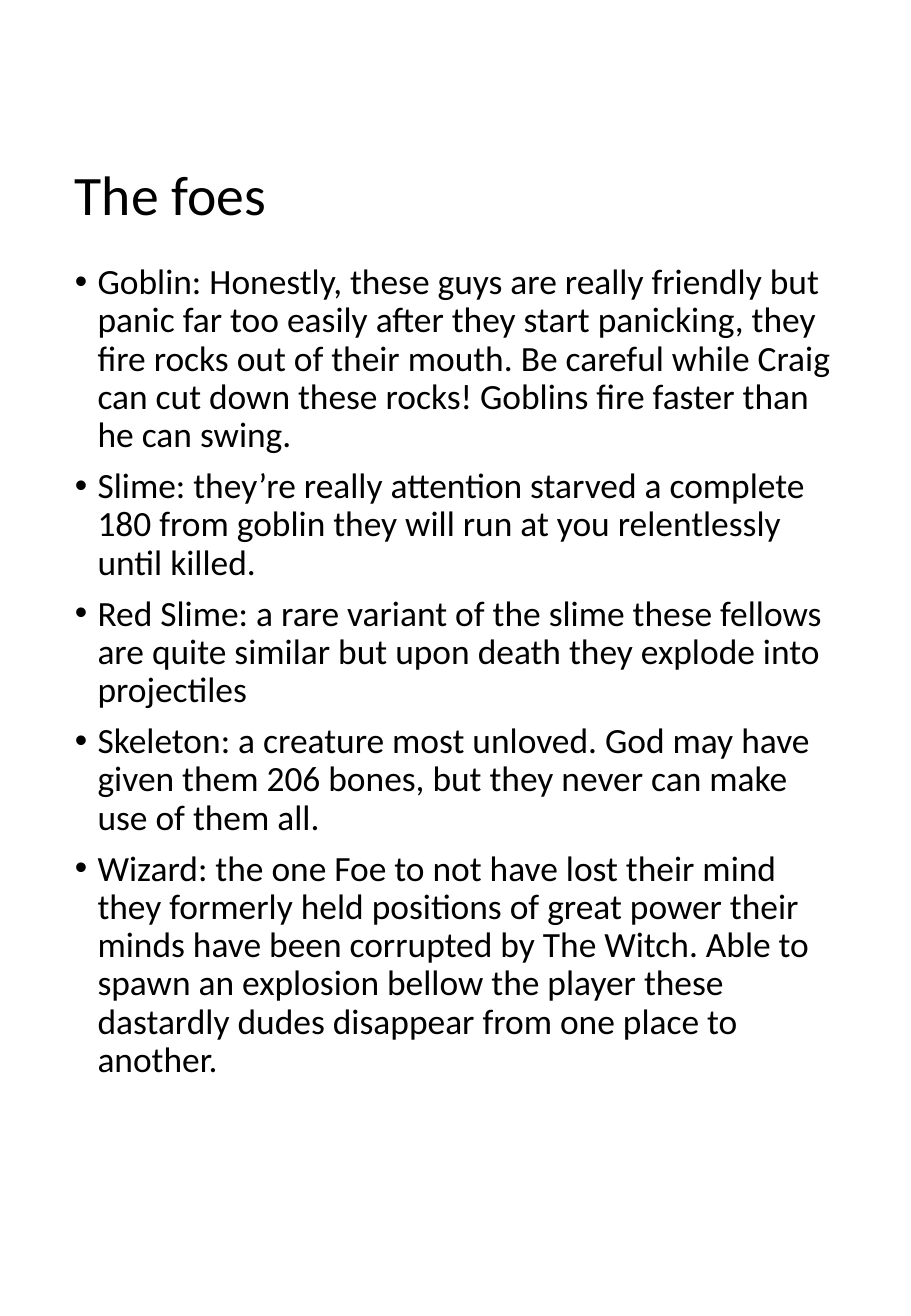
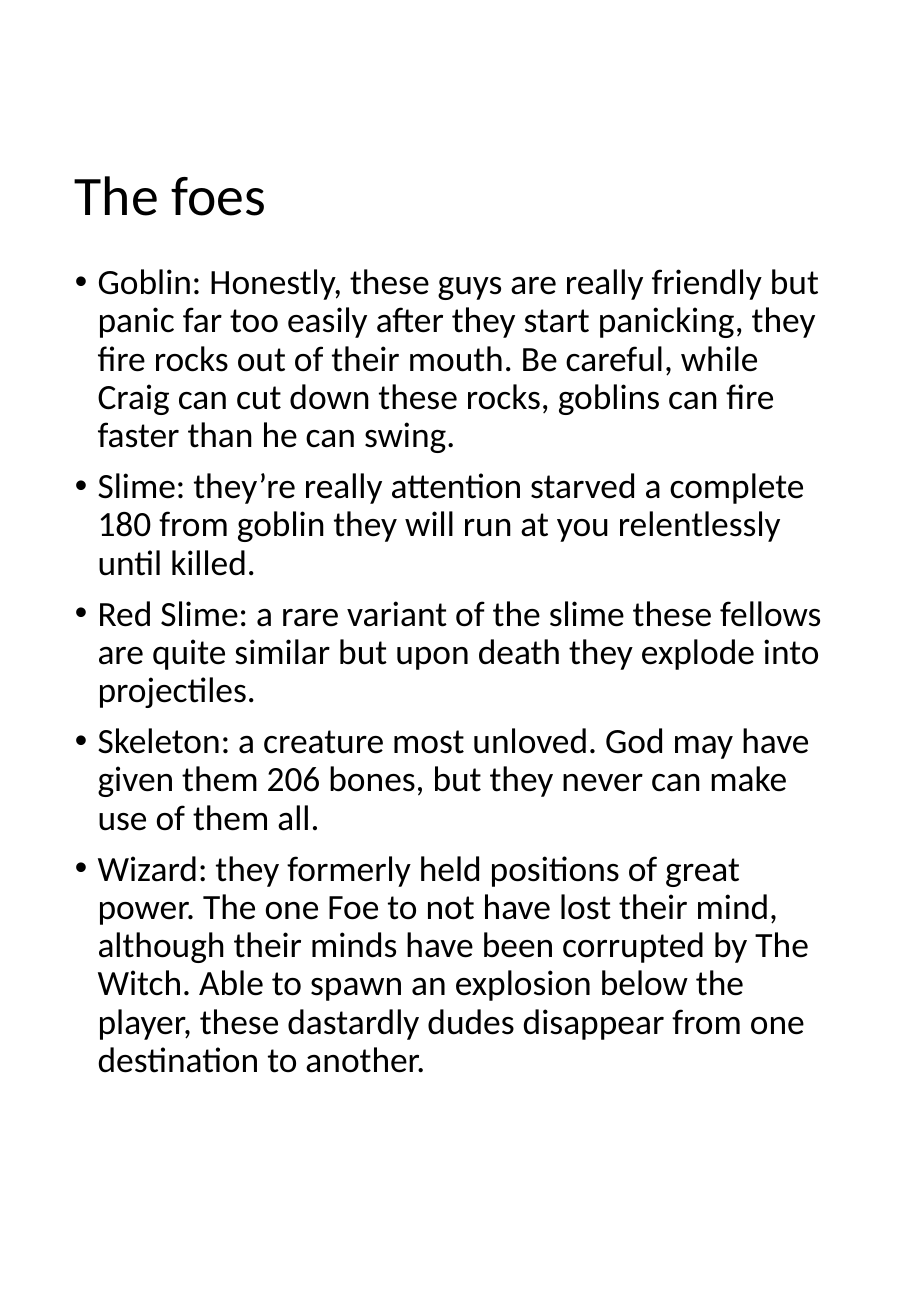
Before and after one commit to ponyfan88/Craigs-Adventure, a slide deck: slide 5 of Manual assets/maNUAL.pptx. Drawn at 911x1316 pixels with LibreOffice and Linux fonts; fonts in the diff are those of the drawing. Boxes give left, top, right and bottom in pixels: in the first picture for what was removed or moved away, otherwise in the second. Text is boxed around its words. In the diff, an @@ line names an element or a change of style, - is before the commit and + after.

```diff
--- a/Manual assets/maNUAL.pptx
+++ b/Manual assets/maNUAL.pptx
@@ text at [98, 269, 819, 453]: text changed @@
-• Goblin: Honestly, these guys are really friendly but panic far too easily after they start panicking, they fire rocks out of their mouth. Be careful while Craig can cut down these rocks! Goblins fire faster than he can swing.
+• Goblin: Honestly, these guys are really friendly but panic far too easily after they start panicking, they fire rocks out of their mouth. Be careful, while Craig can cut down these rocks, goblins can fire faster than he can swing.
@@ text at [98, 601, 821, 708]: text changed @@
-• Red Slime: a rare variant of the slime these fellows are quite similar but upon death they explode into projectiles
+• Red Slime: a rare variant of the slime these fellows are quite similar but upon death they explode into projectiles.
@@ text at [98, 856, 808, 1073]: text changed @@
-• Wizard: the one Foe to not have lost their mind they formerly held positions of great power their minds have been corrupted by The Witch. Able to spawn an explosion bellow the player these dastardly dudes disappear from one place to another.
+• Wizard: they formerly held positions of great power. The one Foe to not have lost their mind, although their minds have been corrupted by The Witch. Able to spawn an explosion below the player, these dastardly dudes disappear from one destination to another.
```
Also in this commit, not shown: 3 other slides changed, 1 slide added, 1 slide removed.
